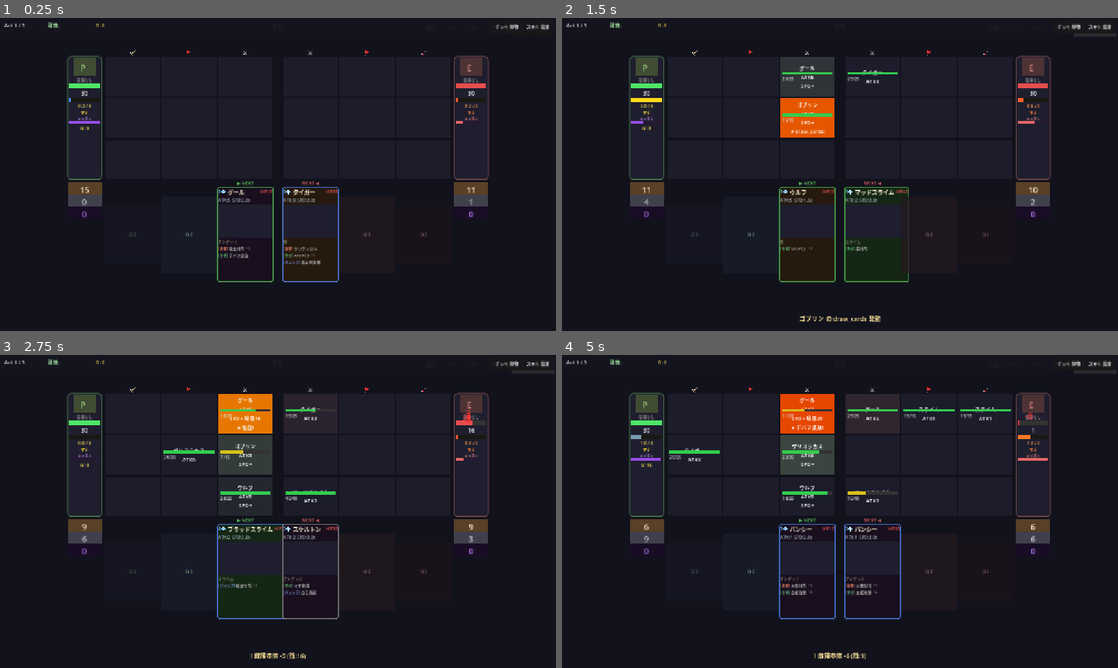
Above: before the commit, frames 1-4 (two rows, left to right).
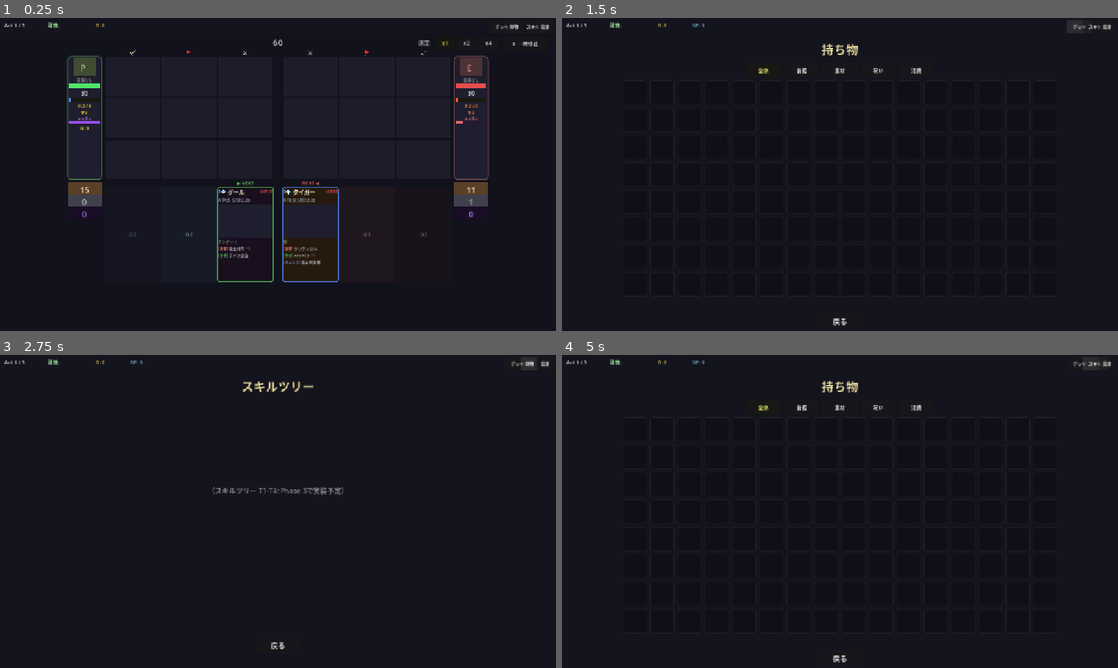
Above: after the commit, the same moments.

Repository: kazumak334-create/dungeon-board-game
Game: Godot game, scene res://scenes/Main.tscn
Two runs of this game, one before a commit and one after it. Both use one fixed random seed, a clock stepped at 60 frames per second and the inputs below. This scene is started directly instead of the project's main scene.
Inputs (mouse positions are in pixels of both pictures, inside the frame that each line leads up to):
- Up to frame 1 (0.25 s): no input
- Up to frame 2 (1.5 s): click "デッキ" at 0.5 s; click "持物" at 1.25 s
- Up to frame 3 (2.75 s): click (533, 364) at 2 s, where only the run before the commit has a clickable "▶ 再開"
- Up to frame 4 (5 s): click "デッキ" at 2.75 s; click "スキル" at 3.5 s; click (1095, 364) at 4.25 s, where only the run before the commit has a clickable "▶ 再開"

The runs differ from the first frame. In frame 1, 0.1% of the frame differs, in the area x 49-97%, y 6-10%; in frame 2, 6.6%; in frame 3, 7.1%; in frame 4, 8.4%, in the area x 12-95%, y 1-99%.

Commit message:
fix: 画面遷移修正・タスクバー干渉解消・全画面シンメトリー化
- 遷移: MaterialSelect→Map, Map戦闘→DeckPrep, DeckPrep→Battle
- バトル画面: 速度btn/timer/env_labelをタスクバー下へ、左右対称配置
- DeckPrep: SIDEBAR/INFO Y=40でタスクバー入力ブロック解消、INFO_X調整で線対称
- Inventory/SkillTree/Settings/DeckView: VISIBILITY辞書追加でタスクバー表示
- Q1/Q2/Q3カードを同サイズに統一（自陣・敵陣）
- Inventory/DeckViewのグリッドを中央配置

Co-Authored-By: Claude Opus 4.6 <noreply@anthropic.com>

Diff:
--- a/scripts/CommonTaskbar.gd
+++ b/scripts/CommonTaskbar.gd
@@ -42,6 +42,22 @@
 	"result": {
 		"deck": true, "inventory": true, "skill": true, "settings": true,
 		"gold": true, "sp": true, "act": true, "race": false
+	},
+	"inventory": {
+		"deck": true, "inventory": false, "skill": true, "settings": true,
+		"gold": true, "sp": true, "act": true, "race": true
+	},
+	"skill_tree": {
+		"deck": true, "inventory": true, "skill": false, "settings": true,
+		"gold": true, "sp": true, "act": true, "race": true
+	},
+	"deck_view": {
+		"deck": false, "inventory": true, "skill": true, "settings": true,
+		"gold": true, "sp": true, "act": true, "race": true
+	},
+	"settings": {
+		"deck": true, "inventory": true, "skill": true, "settings": false,
+		"gold": false, "sp": false, "act": false, "race": false
 	},
 }
 
--- a/scripts/DeckPrep.gd
+++ b/scripts/DeckPrep.gd
@@ -30,9 +30,9 @@
 
 # レイアウト定数（完全統合版）
 const SIDEBAR_X = 5         # 左パネル開始X
-const SIDEBAR_Y = 5         # 左パネル開始Y
+const SIDEBAR_Y = 40        # 左パネル開始Y（タスクバー36px分オフセット）
 const SIDEBAR_W = 200       # 左パネル幅
-const SIDEBAR_H = 710       # 左パネル高さ
+const SIDEBAR_H = 675       # 左パネル高さ
 const STATUS_AREA_Y = 15    # ステータス領域Y（サイドバー内）
 const STATUS_AREA_H = 460   # ステータス領域高さ
 const EQUIP_AREA_Y = 460    # 装備スロット領域Y（サイドバー内）
@@ -43,15 +43,15 @@
 const TAB_BAR_H = 30        # タブバー高さ
 const CONTENT_X = 210       # タブコンテンツ開始X
 const CONTENT_Y = 40        # タブコンテンツ開始Y
-const CONTENT_W = 870       # タブコンテンツ幅
+const CONTENT_W = 860       # タブコンテンツ幅（210+860+5=1075=INFO_X）
 const CONTENT_H = 636       # タブコンテンツ高さ
 const ADVENTURE_Y = 680     # 冒険ボタン行Y
 # 右パネル（カード詳細専用）: 左パネルと同じ幅
 const SIDE_PANEL_W = SIDEBAR_W  # 共通定数: 左右パネル幅
-const INFO_X = 1080         # 右パネル開始X（5 + 200 + 870 + 5）
-const INFO_Y = 5            # 右パネル開始Y
+const INFO_X = 1075         # 右パネル開始X（左右余白5pxで線対称）
+const INFO_Y = 40           # 右パネル開始Y（タスクバー36px分オフセット）
 const INFO_W = SIDE_PANEL_W # 右パネル幅（=左パネル幅 200px）
-const INFO_H = 710          # 右パネル高さ
+const INFO_H = 675          # 右パネル高さ
 
 # 装備スロット定義（絶対変更禁止: 頭/胴/足/アクセ×3の6個固定）
 # 配置: 3行×2列（左列=頭/胴/足, 右列=アクセ1/2/3）
@@ -295,12 +295,10 @@
 		x += tab_w + 4
 
 func _build_adventure_buttons() -> void:
-	UIF.add_button(self, "← タイトルへ", Vector2(220, ADVENTURE_Y), Vector2(180, 32), 14,
-		func():
-			GameSession.reset()
-			SceneManager.go_to(SceneManager.TITLE))
-	UIF.add_button(self, "マップへ →", Vector2(820, ADVENTURE_Y), Vector2(180, 32), 14,
+	UIF.add_button(self, "← マップへ", Vector2(220, ADVENTURE_Y), Vector2(180, 32), 14,
 		func(): SceneManager.go_to(SceneManager.MAP_SELECT))
+	UIF.add_button(self, "出撃 →", Vector2(820, ADVENTURE_Y), Vector2(180, 32), 14,
+		func(): SceneManager.go_to(SceneManager.BATTLE))
 
 func _show_tab(tab_id: String) -> void:
 	# タブバー廃止: 配置のみ。互換維持のため関数は残す
--- a/scripts/DeckView.gd
+++ b/scripts/DeckView.gd
@@ -14,7 +14,7 @@
 const CARD_GAP_X = 10
 const CARD_GAP_Y = 8
 const GRID_COLS = 8
-const GRID_START_X = 40
+const GRID_START_X = 45  # (1280 - (8*140+7*10)) / 2 = 45 で線対称
 const GRID_START_Y = 110
 
 func _ready() -> void:
--- a/scripts/GameUI.gd
+++ b/scripts/GameUI.gd
@@ -55,9 +55,9 @@
 		var env_def: Dictionary = CardDB.ENVIRONMENTS.get(env_id, {})
 		env_display = env_def.get("display", env_id)
 	_env_label.text = env_display if env_display != "" else ""
-	_env_label.position = Vector2(0, 8)
-	_env_label.size = Vector2(1280, 20)
-	_env_label.horizontal_alignment = HORIZONTAL_ALIGNMENT_CENTER
+	_env_label.position = Vector2(20, 46)
+	_env_label.size = Vector2(220, 24)
+	_env_label.horizontal_alignment = HORIZONTAL_ALIGNMENT_LEFT
 	_env_label.add_theme_font_size_override("font_size", 13)
 	_env_label.modulate = Color(0.7, 0.9, 0.7)
 	main.add_child(_env_label)
@@ -239,8 +239,10 @@
 func _build_speed_buttons() -> void:
 	var speeds = [1.0, 2.0, 4.0]
 	var labels = ["x1", "x2", "x4"]
-	var base_x = 1020
-	var base_y = 5  # ⑤ 速度ボタンを最上部に
+	# 右端から20px余白で配置（env_label左端20pxと線対称）
+	# 速度btn群: base_x..base_x+258、ラベル"速度:"はbase_x-40
+	var base_x = 1002  # 右端1260, 右余白20px
+	var base_y = 42
 
 	var speed_title = Label.new()
 	speed_title.text = "速度:"
--- a/scripts/GameUIOverlay.gd
+++ b/scripts/GameUIOverlay.gd
@@ -33,7 +33,7 @@
 	# _build_equipment_ui()  # 将来実装（現在は非表示）
 	# バトルタイマーラベル（画面上部中央）
 	_battle_timer_label = Label.new()
-	_battle_timer_label.position = Vector2(540, 4)
+	_battle_timer_label.position = Vector2(540, 42)
 	_battle_timer_label.size = Vector2(200, 28)
 	_battle_timer_label.horizontal_alignment = HORIZONTAL_ALIGNMENT_CENTER
 	_battle_timer_label.add_theme_font_size_override("font_size", 20)
--- a/scripts/GameUIQueue.gd
+++ b/scripts/GameUIQueue.gd
@@ -161,14 +161,14 @@
 
 	# ---- 自分側 Q2（中列・グレーアウト気味） ----
 	var self_q2_bg := ColorRect.new()
-	self_q2_bg.position = Vector2(self_q2_x, queue_y + int(card_h * 0.1))
-	self_q2_bg.size = Vector2(cell_w, int(card_h * 0.8))
+	self_q2_bg.position = Vector2(self_q2_x, queue_y)
+	self_q2_bg.size = Vector2(cell_w, card_h)
 	self_q2_bg.color = Color(0.1, 0.12, 0.18, 0.7)
 	main.add_child(self_q2_bg)
 
 	var self_q2_label := Label.new()
-	self_q2_label.position = Vector2(self_q2_x, queue_y + int(card_h * 0.1))
-	self_q2_label.size = Vector2(cell_w, int(card_h * 0.8))
+	self_q2_label.position = Vector2(self_q2_x, queue_y)
+	self_q2_label.size = Vector2(cell_w, card_h)
 	self_q2_label.horizontal_alignment = HORIZONTAL_ALIGNMENT_CENTER
 	self_q2_label.vertical_alignment = VERTICAL_ALIGNMENT_CENTER
 	self_q2_label.add_theme_font_size_override("font_size", 11)
@@ -178,14 +178,14 @@
 
 	# ---- 自分側 Q3（後列・グレーアウト気味） ----
 	var self_q3_bg := ColorRect.new()
-	self_q3_bg.position = Vector2(self_q3_x, queue_y + int(card_h * 0.2))
-	self_q3_bg.size = Vector2(cell_w, int(card_h * 0.6))
+	self_q3_bg.position = Vector2(self_q3_x, queue_y)
+	self_q3_bg.size = Vector2(cell_w, card_h)
 	self_q3_bg.color = Color(0.09, 0.10, 0.15, 0.6)
 	main.add_child(self_q3_bg)
 
 	var self_q3_label := Label.new()
-	self_q3_label.position = Vector2(self_q3_x, queue_y + int(card_h * 0.2))
-	self_q3_label.size = Vector2(cell_w, int(card_h * 0.6))
+	self_q3_label.position = Vector2(self_q3_x, queue_y)
+	self_q3_label.size = Vector2(cell_w, card_h)
 	self_q3_label.horizontal_alignment = HORIZONTAL_ALIGNMENT_CENTER
 	self_q3_label.vertical_alignment = VERTICAL_ALIGNMENT_CENTER
 	self_q3_label.add_theme_font_size_override("font_size", 11)
@@ -225,14 +225,14 @@
 
 	# ---- 敵側 Q2（中列・グレーアウト気味） ----
 	var enemy_q2_bg := ColorRect.new()
-	enemy_q2_bg.position = Vector2(enemy_q2_x, queue_y + int(card_h * 0.1))
-	enemy_q2_bg.size = Vector2(cell_w, int(card_h * 0.8))
+	enemy_q2_bg.position = Vector2(enemy_q2_x, queue_y)
+	enemy_q2_bg.size = Vector2(cell_w, card_h)
 	enemy_q2_bg.color = Color(0.14, 0.1, 0.12, 0.7)
 	main.add_child(enemy_q2_bg)
 
 	var enemy_q2_label := Label.new()
-	enemy_q2_label.position = Vector2(enemy_q2_x, queue_y + int(card_h * 0.1))
-	enemy_q2_label.size = Vector2(cell_w, int(card_h * 0.8))
+	enemy_q2_label.position = Vector2(enemy_q2_x, queue_y)
+	enemy_q2_label.size = Vector2(cell_w, card_h)
 	enemy_q2_label.horizontal_alignment = HORIZONTAL_ALIGNMENT_CENTER
 	enemy_q2_label.vertical_alignment = VERTICAL_ALIGNMENT_CENTER
 	enemy_q2_label.add_theme_font_size_override("font_size", 11)
@@ -242,14 +242,14 @@
 
 	# ---- 敵側 Q3（後列・グレーアウト気味） ----
 	var enemy_q3_bg := ColorRect.new()
-	enemy_q3_bg.position = Vector2(enemy_q3_x, queue_y + int(card_h * 0.2))
-	enemy_q3_bg.size = Vector2(cell_w, int(card_h * 0.6))
+	enemy_q3_bg.position = Vector2(enemy_q3_x, queue_y)
+	enemy_q3_bg.size = Vector2(cell_w, card_h)
 	enemy_q3_bg.color = Color(0.11, 0.08, 0.1, 0.6)
 	main.add_child(enemy_q3_bg)
 
 	var enemy_q3_label := Label.new()
-	enemy_q3_label.position = Vector2(enemy_q3_x, queue_y + int(card_h * 0.2))
-	enemy_q3_label.size = Vector2(cell_w, int(card_h * 0.6))
+	enemy_q3_label.position = Vector2(enemy_q3_x, queue_y)
+	enemy_q3_label.size = Vector2(cell_w, card_h)
 	enemy_q3_label.horizontal_alignment = HORIZONTAL_ALIGNMENT_CENTER
 	enemy_q3_label.vertical_alignment = VERTICAL_ALIGNMENT_CENTER
 	enemy_q3_label.add_theme_font_size_override("font_size", 11)
--- a/scripts/Inventory.gd
+++ b/scripts/Inventory.gd
@@ -17,7 +17,7 @@
 const GRID_COLS = 16   # 1280px幅: (1280 - 40) / (55+8) ≈ 19.7 → 余白考慮で16列
 const GRID_ROWS = 8
 const TOTAL_SLOTS = GRID_COLS * GRID_ROWS
-const GRID_OFFSET_X = 20
+const GRID_OFFSET_X = 140  # (1280 - (16*55+15*8)) / 2 = 140 で線対称
 const GRID_OFFSET_Y = 44   # ソートタブ(32px) + 余白(12px)
 
 # ソートタブ定義
@@ -57,7 +57,8 @@
 	add_child(back_btn)
 
 func _build_sort_tabs() -> void:
-	var x = 20
+	# 5タブ × 80幅 + 4ギャップ × 8 = 432。中央揃え: (1280-432)/2=424
+	var x = 424
 	for tab in SORT_TABS:
 		var btn = Button.new()
 		btn.text = tab["label"]
--- a/scripts/MapSelect.gd
+++ b/scripts/MapSelect.gd
@@ -106,12 +106,12 @@
 	match scene_id:
 		"battle":
 			GameSession.battle_type = "normal"
-			SceneManager.go_to(SceneManager.BATTLE)
+			SceneManager.go_to(SceneManager.DECK_PREP)
 		"battle_elite":
 			GameSession.battle_type = "elite"
-			SceneManager.go_to(SceneManager.BATTLE)
+			SceneManager.go_to(SceneManager.DECK_PREP)
 		"battle_boss":
 			GameSession.battle_type = "boss"
-			SceneManager.go_to(SceneManager.BATTLE)
+			SceneManager.go_to(SceneManager.DECK_PREP)
 		_:
 			SceneManager.go_to(scene_id)
--- a/scripts/MaterialSelect.gd
+++ b/scripts/MaterialSelect.gd
@@ -447,4 +447,4 @@
 	GameSession.selected_deck = deck
 	var PlacementLogicScript = load("res://scripts/PlacementLogic.gd")
 	GameSession.placement_config = PlacementLogicScript.generate_default_config(deck)
-	SceneManager.go_to(SceneManager.DECK_PREP)
+	SceneManager.go_to(SceneManager.MAP_SELECT)
